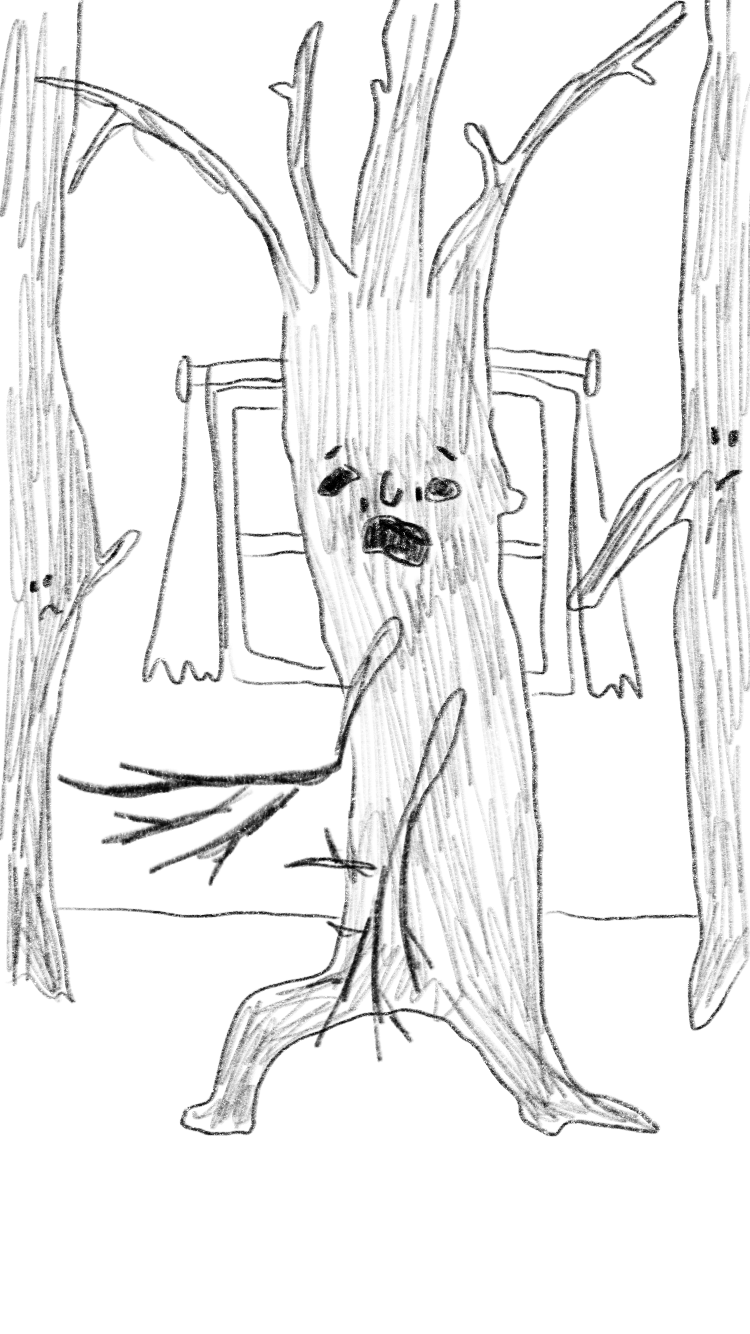
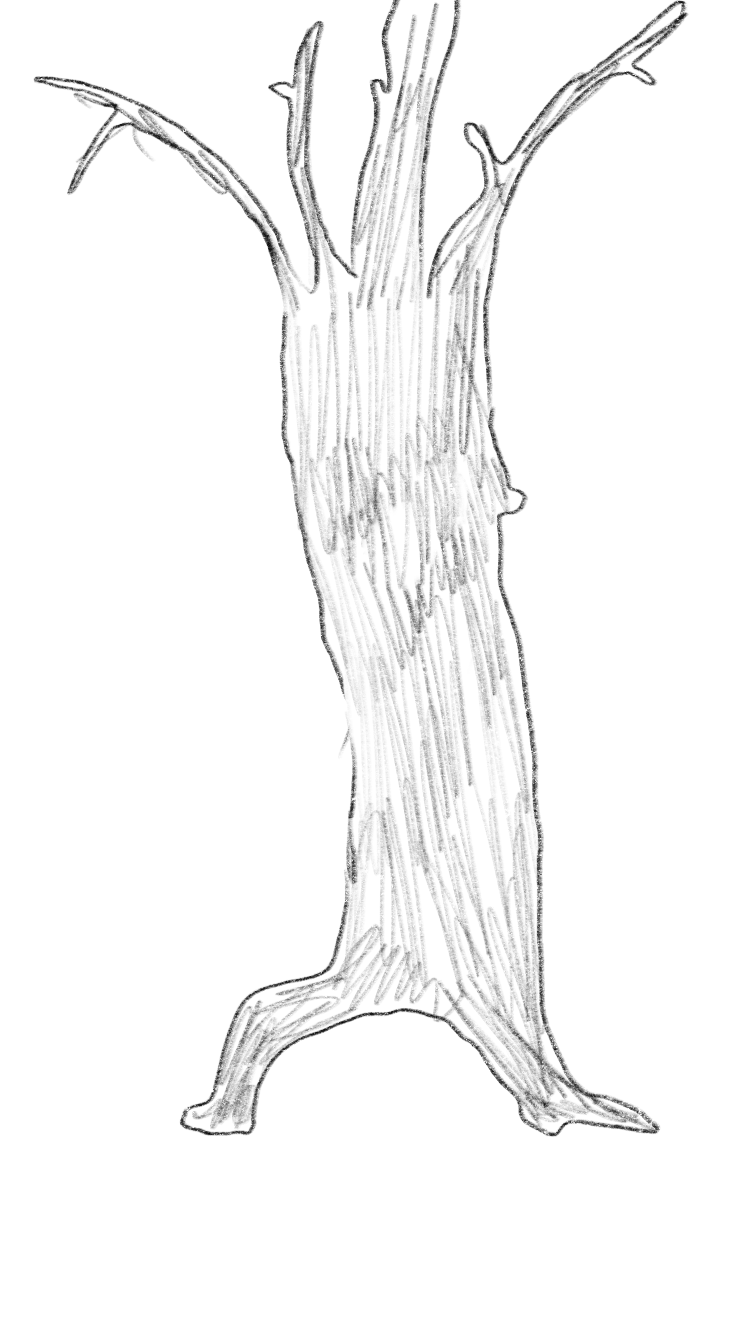
Comparing the layer stacks of the two 750x1334 images. Changes:
hid "wall" over box(51, 346, 700, 921)
hid "trees" over box(0, 0, 750, 1032)
hid "face-1" over box(359, 485, 424, 545)
hid "face-2" over box(317, 463, 463, 569)
hid "face-3" over box(318, 444, 459, 568)
hid "branch-1" over box(56, 615, 406, 887)
hid "branch-2" over box(283, 686, 468, 1063)
